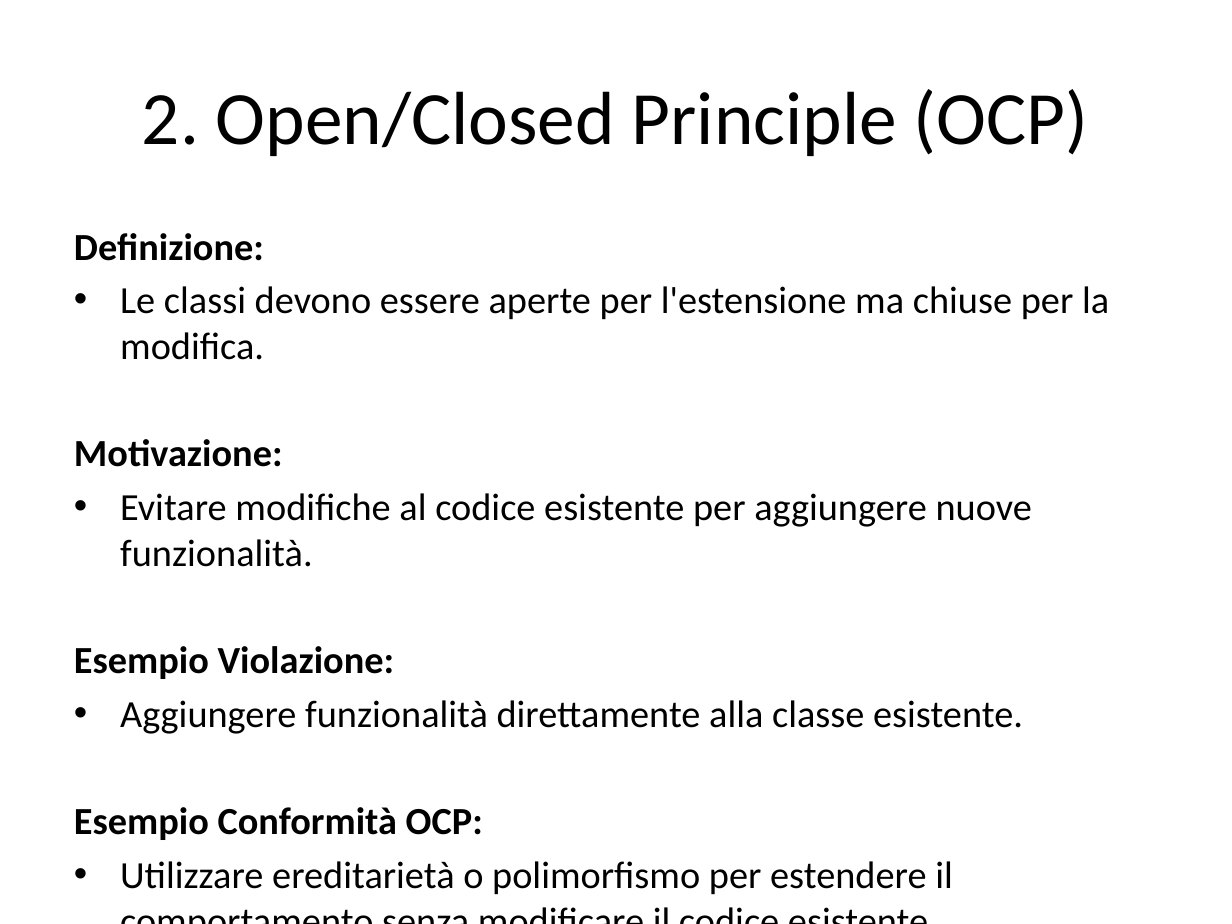
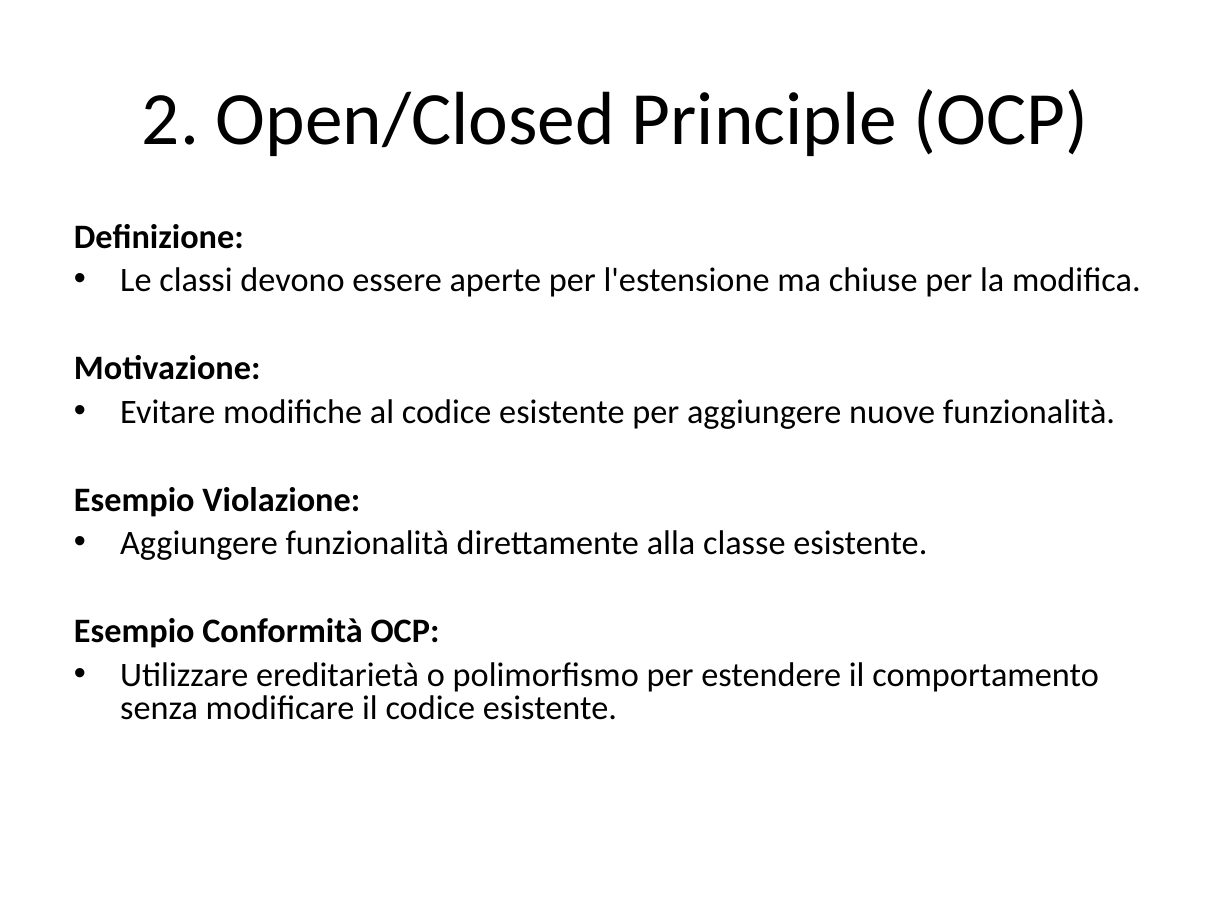
Before and after one commit to Skyblade93/AccademyJava, a slide deck: slide 3 of AccademiJava/Slide/principi_SOLID.pptx. Drawn at 1232x924 pixels with LibreOffice and Linux fonts; fonts in the diff are those of the drawing. Boxes give left, top, right and bottom in pixels: in the first picture for what was removed or moved away, otherwise in the second. Text is boxed around its words. In the diff, an @@ line names an element or a change of style, - is before the commit and + after.

```diff
--- a/AccademiJava/Slide/principi_SOLID.pptx
+++ b/AccademiJava/Slide/principi_SOLID.pptx
@@ text "Definizione:" at [74,224,1141,720]: size 22.4 to 20 pt; line spacing 1 to 0.8; more space between paragraphs @@
```
Also in this commit, not shown: 5 other slides changed, 7 other files.
